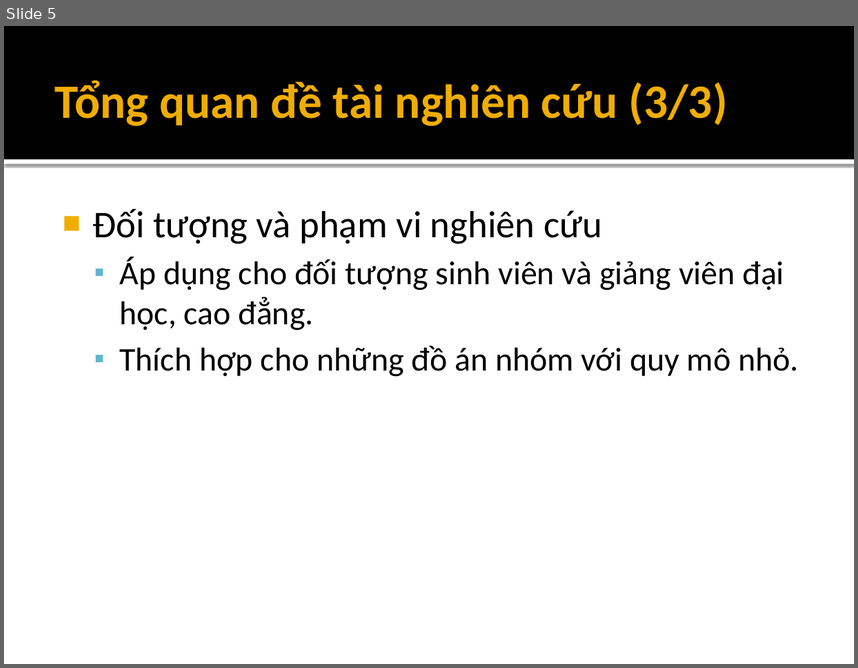
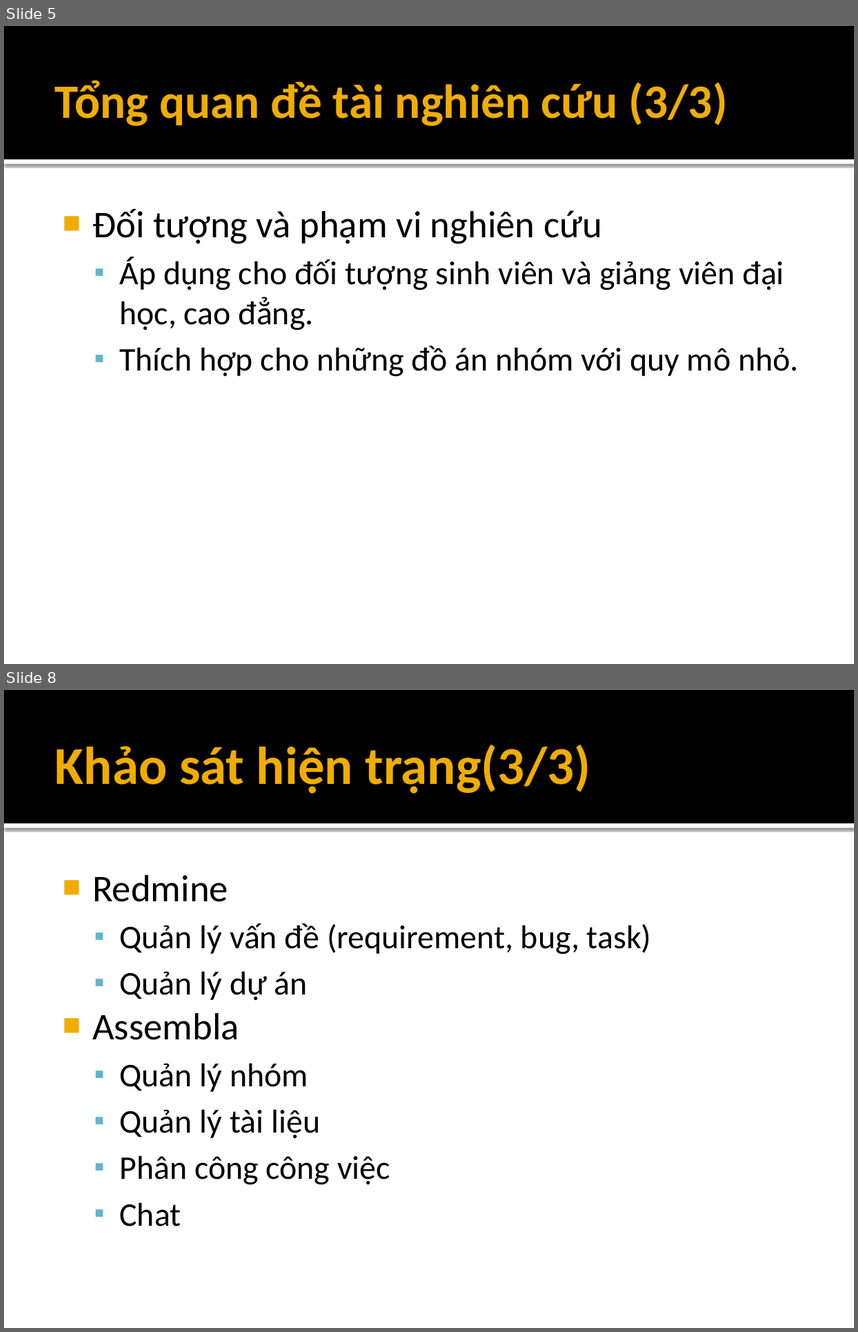
Before and after one commit to andungtra/he-thong-quan-ly-tuong-tac, a slide deck: Report/ppt/Presentation.pptx. Shown one above the other, each under a label of ours: slide 5 before the commit, slides 5 and 8 after it; the slides between them are not shown. The pictures are 858x668 and 858x1332 pixels, drawn with LibreOffice and Linux fonts; fonts in the diff are those of the drawing. Boxes give left, top, right and bottom in pixels: in the first picture for what was removed or moved away, otherwise in the second. Text is boxed around its words. In the diff, an @@ line names an element or a change of style, - is before the commit and + after.

```diff
--- a/Report/ppt/Presentation.pptx
+++ b/Report/ppt/Presentation.pptx
@@ slide 8 added at [4, 690, 854, 1328], background #FFFFFF; not listed: 2 template elements that a slide beside it also shows @@
@@ title added at [55, 745, 591, 793], 45 pt, text #F0AD00, bold @@
+Khảo sát hiện trạng(3/3)
@@ text added at [92, 875, 651, 1226], 28 pt, text #000000 @@
+■ Redmine
+  ▪ Quản lý vấn đề (requirement, bug, task)
+  ▪ Quản lý dự án
+■ Assembla
+  ▪ Quản lý nhóm
+  ▪ Quản lý tài liệu
+  ▪ Phân công công việc
+  ▪ Chat
```
Also in this commit, not shown: 3 slides changed, 11 other slides added, 7 other files.
